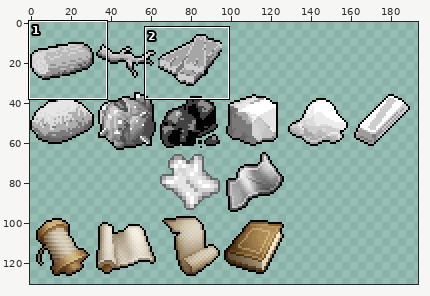
File history of a sprite sheet, Assets/resources/tilesets/items/resources.png. Above: a wide view before the commit, with the close-up outlined.
Close-up. Before the edit:
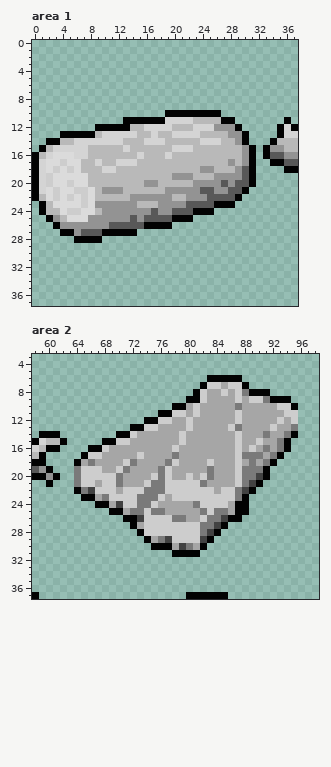
The file is 279x282 pixels. Colours within 5 levels of each other are drawn and written as one. Shown: area 1: x 0..37, y 0..37; area 2: x 58..98, y 3..37. The wide view leaves out empty margins.
After the commit:
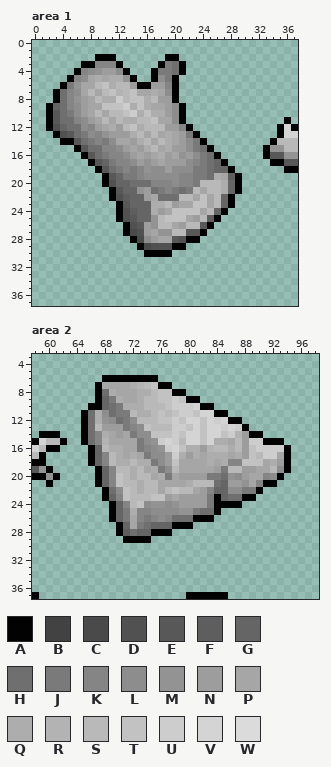
Palette (. is transparent): A #020202  B #424242  C #4a4a4a  D #515151  E #585858  F #5e5e5e  G #656565  H #6f6f6f  J #7a7a7a  K #858585  L #8d8d8d  M #939393  N #9d9d9d  P #a6a6a6  Q #adadad  R #b3b3b3  S #b9b9b9  T #c2c2c2  U #cdcdcd  V #d4d4d4  W #dbdbdb
Diff:
--- area 1
@@ x 0..37 @@
  1 ......................................
- 2 ......................................
- 3 ......................................
- 4 ......................................
- 5 ......................................
- 6 ......................................
- 7 ......................................
- 8 ......................................
- 9 ......................................
-10 ...................AAAAAAAA...........
-11 .............AAAAAAVVVVSSSSAA.......A.
-12 .........AAAAASSVVVVSSSVVVMMMA.....AVA
-13 ....AAAAASVVVVVSSVSSVVVVSSSSMMA....AVV
-14 ..AASSVVVVVVVSSSVVVSSSSSVVVSSMA...ASSS
-15 .ASVVVVVSSSSSVSSSSSSVVVSSSSSSSMA.AMMSS
-16 ASVWWWVVSSSSSSSVSSSVSSSSSSSSSSMA.AEEMM
-17 AVWWUWWSSVSSVVVSSSSSSSSSSSSSMSMA..AAEE
-18 AVWUWUWSSSVVSSSSSSSSSSSSMMSSSMEA....AA
-19 AVUWWWWWSSSSSSSSSSSSMMMSSSMMMMEA......
-20 AVUWWUWWSSSSSSSSMMSSSSSMMMMEMEEA......
-21 AVWUWWUUWSMMMSSSSSSMMMMMEEMMEEA.......
-22 ASWUWUWUWSSSSSMMMMMMSSMMMEEEEA........
-23 .ASWWWWUWMMMMMMSSSMMMMEEEEAAA.........
-24 .ASSWUUWWSMMMMMMMEMMEEEAAA............
-25 ..AMSWWWMMMMMMEMEEEEAAA...............
-26 ...AMMMMMMMEEEEEAAAA..................
-27 ....AAMEEEAAAAA.......................
-28 ......AAAA............................
-29 ......................................
-30 ......................................
+ 2 .........AAA.......AA.................
+ 3 .......AAKKKA.....AJHA................
+ 4 ......AKLMNNLA...AJJHA................
+ 5 .....AKLPQPQQMA..ALJA.................
+ 6 ....AJMPPSTQSSNAANNKA.................
+ 7 ...AHKLPSPSTRSTPPQPLA.................
+ 8 ...AHKMNPSQQUSTTQSNNA.................
+ 9 ..AGHKLNPPTTTUQTQPPNLA................
+10 ..AEHJLNPSPSSTUQTQQNLA................
+11 ..AEHHKLNPSPSQQSSTPPLA..............A.
+12 ..ADGHHLKNPQNSTQSSSNNKA............AVA
+13 ...ADEHJLKMNNNQSPSPQPNJA...........AVV
+14 ....AAEHJKJLPPNQSPSQPNLJA.........ASSS
+15 ......AEHHKKLNPNQSPQNNLJHA.......AMMSS
+16 .......AEHJKKLNPNPQNPMNLJHA......AEEMM
+17 ........AEGJKKLNMNPNNNLKJHGA......AAEE
+18 .........AEHJKJKMLLNLLLJJHGGA.......AA
+19 ..........AEGJJKLLLLLKKJJHQPFA........
+20 ..........ADGGHHHKKKLKKJSSSQGA........
+21 ...........AEGGMNHJKJHJSPSSQGA........
+22 ...........ADFGGNPHHHSSPTPSGA.........
+23 ............AEGGGQQSNPPTTPSGA.........
+24 ............ADFGGQNPTTTTPSGA..........
+25 ............ADEGGMSTTTPNSFA...........
+26 .............ADENMSSPNSSEA............
+27 .............ACDNPMMSSEEA.............
+28 ..............ACLNPPEDAA..............
+29 ...............ACDDDAA................
+30 ................AAAA..................
 31 ......................................
--- area 2
@@ x 58..98 @@
  5 .........................................
- 6 .........................AAAAA...........
- 7 ........................AUUPUUA..........
- 8 .......................AUPPUPUJAAA.......
- 9 ......................AAUPPPPUPUUJAAA....
-10 ....................AAPUPPPPPJPPPPPUUA...
-11 ..................AAUUPUPPPPPUPPPPPPUU...
-12 ................AAUUPPUPPPPPPUPPPPPUPU...
-13 ..............AAUUPPPPUPPPPPUJPPPPUPPJ...
-14 .AAA........AAUPPPPPPUPPPPPPPUPPPJPPJA...
-15 AVSSA.....AAUUPPPPPPPUPPPPPPPUPPUPPJA....
-16 VSAA....AAUPPPPPPPPPUPPPPPPPPUPUPJPJA....
-17 SA.....AUUPPPPPUPPPPJPPPPPPPPUJJJPJA.....
-18 AA....APJPPPPUJPPPPJUPPPPUPPPUPJPJA......
-19 EMA...JUUUPPUJPPPPJUPPPPPJPPPUJJJA.......
-20 AAMA..JUUUUUJPPPPUJUPPUPUJPPPUJJBA.......
-21 ..A...JUUPUUJPPPUJJUUUUUJPPPPUJBA........
-22 ......AJBUUUPUUUJJJUUUUUUUPUUJBA.........
-23 .......AAPJUUUUJJJUPUUUUUUUUUJA..........
-24 .........AAPBUUJJUPPPPPJUUUUPAA..........
-25 ...........AAPJJUJJPPPPPJUJJPAA..........
-26 .............AABUUUUJJPPUJJBAA...........
-27 ..............APUUUUUUUUJJBA.............
-28 ...............AUUUUUUUUJBA..............
-29 ................APJBUUUUBA...............
-30 .................AAAPBJPA................
-31 ....................AAAA.................
+ 6 ..........AAAAAAAA.......................
+ 7 .........APPPPQRSTAA.....................
+ 8 .........AHQPPPQQSTTAA...................
+ 9 .........AGJQPPQSSTTUTAA.................
+10 ........AAGHJQQQSSSTUUUVAA...............
+11 .......AHQLHJJSQQSTSTUUTVVAA.............
+12 .......AHQMLHJLSSSTTUTVVTVUVAA...........
+13 .......AHSNNNJKLTSSSUUTVTVVUVUA..........
+14 .AAA...AHKQPNPJLLTTTUTVVTVVTURNAA........
+15 AVSSA..AHKRPPPPJLMUVUSVVTVQQPSNUUAAA.....
+16 VSAA....AGSQQPPJKLMUVTQQNRSSQSNTUUUUA....
+17 SA......AGKSQPQPJLLNUQNQPQQQPQNTSUUPA....
+18 AA......AGKSQQSQQJLNTPPPPQPQKKTTTPQNA....
+19 EMA......AGKSSQSPQJLSPPPPPNJSSNNPPSLA....
+20 AAMA.....AGKTSQSSPQJPNNNNJJHMLNPPKLA.....
+21 ..A......AGKTSSQSSPPPPQSSSHGNNMPKAA......
+22 ..........AHLTSQSSPSTSSPNKGGLLJJA........
+23 ..........AGKTSSSTTNPNNNNJAGHHAA.........
+24 ...........AGKSTLMMLMNNNNJAAAA...........
+25 ...........AGJQKKLLLLMMJHHA..............
+26 ...........AGJPKJKLKHHHAAA...............
+27 ............AGPJHGGGAAA..................
+28 ............AFHGGAAA.....................
+29 .............AAAA........................
+30 .........................................
+31 .........................................
 32 .........................................
Where, in picture pixels (left, top, right, bottom), the same in both close-ups:
changed: (32, 54, 256, 257)
changed: (74, 375, 298, 557)
